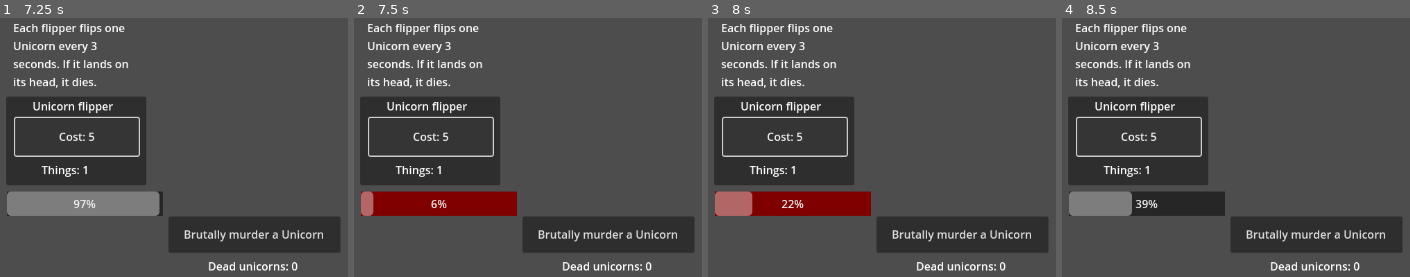
Above: before the commit, frames 1-4 (left to right).
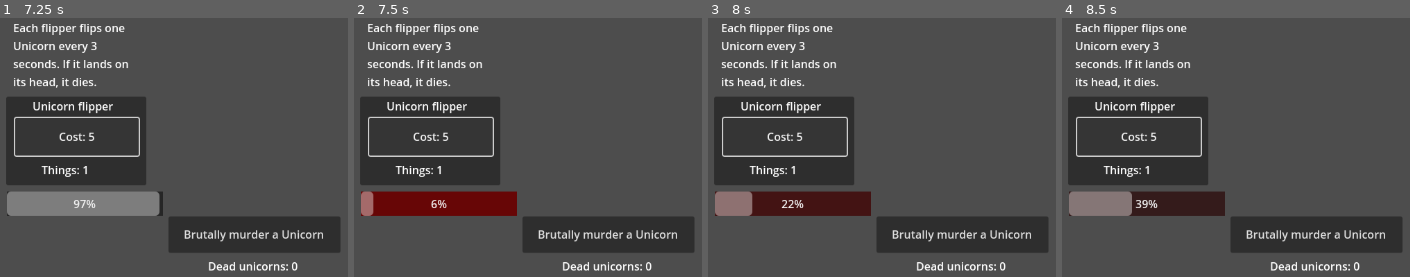
Above: after the commit, the same moments.

Repository: LoonTonk/Unicorn-Flipper
Game: Godot game, scene res://control.tscn
Same seed, same stepped clock (60 frames per second), same inputs: the game is played once before the commit and once after it.
Inputs:
- Up to frame 1 (7.25 s): click "Brutally murder a Unicorn" at 0.5 s; click "Brutally murder a Unicorn" at 1.25 s; click "Brutally murder a Unicorn" at 2 s; tap Enter at 2.75 s; tap Space at 3.5 s; click "Cost: 5 dead Unicorns" at 4.25 s; click "Cost: 5" at 5 s; click "Cost: 5" at 5.75 s; click "Cost: 5" at 6.5 s
- Up to frame 2 (7.5 s): tap Enter at 7.25 s
- Up to frame 3 (8 s): no input
- Up to frame 4 (8.5 s): tap Space at 8 s

Frame 1 is identical in both runs. In frame 2, 3.5% of the frame differs, in the area x 2-47%, y 67-77%; in frame 3, 4.2%, in the area x 2-47%, y 66-77%; in frame 4, less than 0.1%.

Commit message:
Color lerp
Written on the Steam Deck touch keyboard because my Bluetooth keyboard is dead

Diff:
--- a/timer.gd
+++ b/timer.gd
@@ -17,6 +17,9 @@
 # Called every frame. 'delta' is the elapsed time since the previous frame.
 func _process(delta):
 	bar.value = (wait_time - time_left)*bar.max_value/wait_time
+	var color = StyleBoxFlat.new()
+	color.set_bg_color(bar.get("theme_override_styles/background").get_bg_color().lerp(default.get_bg_color(), delta))
+	bar.set("theme_override_styles/background", color)
 
 
 func _on_timeout():
@@ -28,4 +31,5 @@
 
 
 func _on_color_flash_timeout():
-	bar.set("theme_override_styles/background", default)
+	pass
+	#bar.set("theme_override_styles/background", default)
